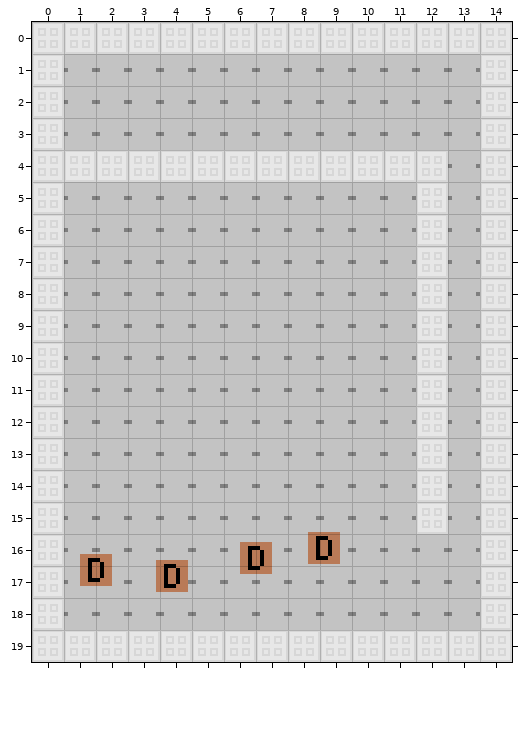
Tiled map (JSON) -- Assets/levels/AntiGrav-sample.json. The picture above was drawn from the file before the commit.
Cells are 16x16 px. Shown: x 0..14, y 0..19.
Once edited:
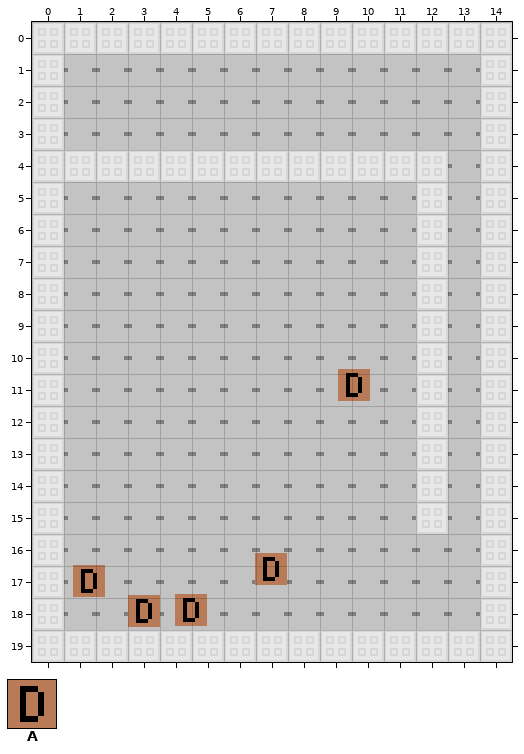
Key: from "test": A 1.
Objects are placed by their top-left corner, in cells (3,4 is the top-left corner of cell 3,4); size is 1x1 cell unless given.
Message: mecanism with multiple button
Edits made:
Layer "Calque d'objets 1":
changed: A "Crate" at 8.6,15.9 -> A "Crate" at 9.6,10.8
added: A "CrateSpawner" at 7,16.6
changed: A "Hero" at 1.5,16.6 -> A "Hero" at 1.3,17
added: A "ButtonB" at 4.5,17.9
added: A "ButtonA" at 3,17.9
removed: A "Crate" at 6.5,16.2
removed: A "Crate" at 3.9,16.8
